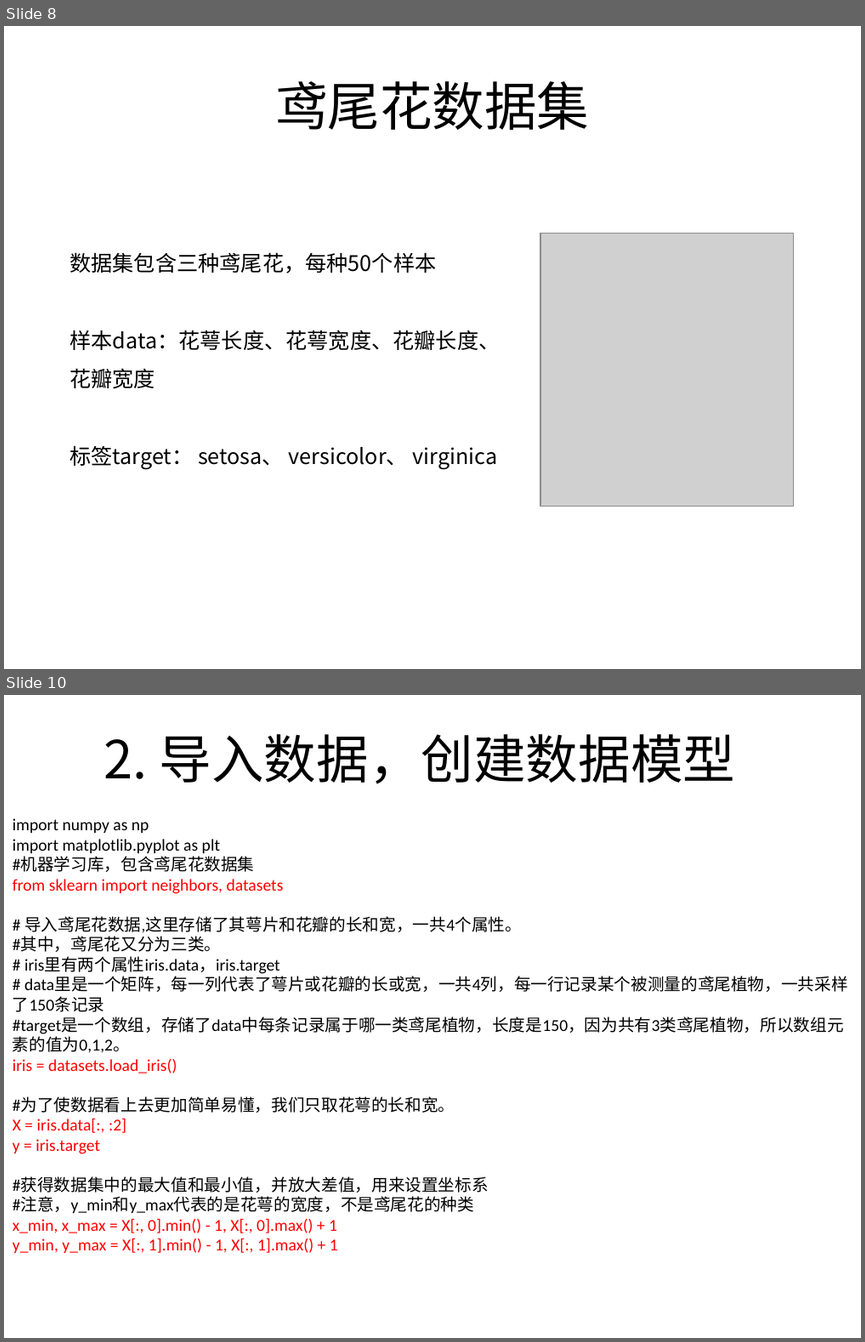
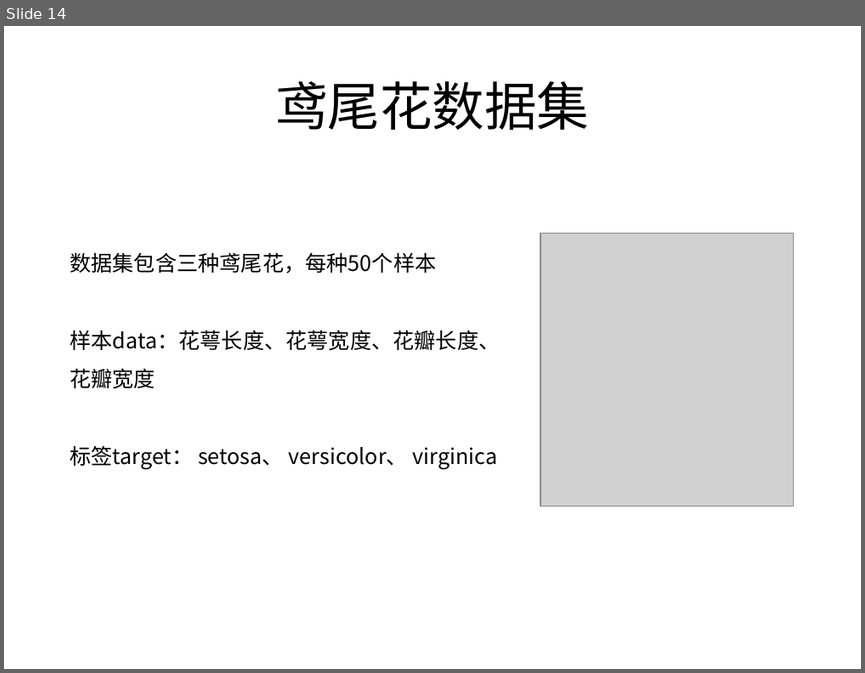
Before and after one commit to BattalionCommander/Python, a slide deck: cls_23聚类算法.pptx. Shown one above the other, each under a label of ours: slides 8 and 10 before the commit, slide 14 after it; the slides between them are not shown. The pictures are 865x1342 and 865x673 pixels, drawn with LibreOffice and Linux fonts; fonts in the diff are those of the drawing; grey boxes stand for pictures; background and template pictures are left out. Boxes give left, top, right and bottom in pixels: in the first picture for what was removed or moved away, otherwise in the second. Text is boxed around its words. In the diff, an @@ line names an element or a change of style, - is before the commit and + after.

```diff
--- a/cls_23聚类算法.pptx
+++ b/cls_23聚类算法.pptx
@@ slide 10 removed at <box>4,695,861,1338</box>, background picture (left out) @@
@@ title removed at <box>104,734,736,784</box> @@
-2. 导入数据，创建数据模型
@@ text removed at <box>12,818,848,1253</box> @@
-import numpy as np
-import matplotlib.pyplot as plt
-#机器学习库，包含鸢尾花数据集
-from sklearn import neighbors, datasets
-# 导入鸢尾花数据,这里存储了其萼片和花瓣的长和宽，一共4个属性。
-#其中，鸢尾花又分为三类。
-# iris里有两个属性iris.data，iris.target
-# data里是一个矩阵，每一列代表了萼片或花瓣的长或宽，一共4列，每一行记录某个被测量的鸢尾植物，一共采样了150条记录
-#target是一个数组，存储了data中每条记录属于哪一类鸢尾植物，长度是150，因为共有3类鸢尾植物，所以数组元素的值为0,1,2。
-iris = datasets.load_iris()
-#为了使数据看上去更加简单易懂，我们只取花萼的长和宽。
-X = iris.data[:, :2]
-y = iris.target
-#获得数据集中的最大值和最小值，并放大差值，用来设置坐标系
-#注意，y_min和y_max代表的是花萼的宽度，不是鸢尾花的种类
-x_min, x_max = X[:, 0].min() - 1, X[:, 0].max() + 1
-y_min, y_max = X[:, 1].min() - 1, X[:, 1].max() + 1
@@ what was slide 8 is now slide 14 @@
```
Also in this commit, not shown: 4 slides changed, 7 slides added, 8 other slides removed, 4 other files.
